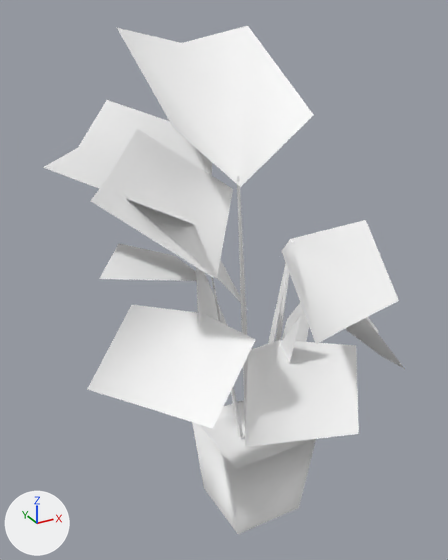
The glTF model public/3d/item/model__item__shop.ofs_3739_0/3739kg_pl_05.gltf, before and after one commit.
The view is the same before and after, from a camera (50 mm lens) standing at (-0.937, -1.503, 1.648) and looking at (-0.052, 0.107, 0.843). The lights are fixed; the arrows at lower left show +X, +Y and +Z. The picture after the commit comes second.

Names of what the first picture shows: '3739kg_pl_05'.
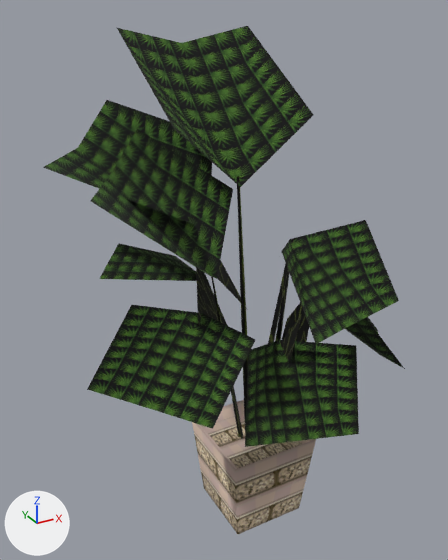
Boxes (x1, y1, x2, y2) around the edits, measured in the pictures (448 x 560 px):
'3739kg_pl_05', surface changed (darker): (43, 26, 405, 534) in both

The change in detail:
Picture 'pl_05_0' (img_pl_05_0) is new.
Picture 'pl_05_1' (img_pl_05_1) is new.
Picture 'pl_05_2' (img_pl_05_2) is new.
In material 'kg_pl_05_2' (mat_kg_pl_05_2), base_color is no longer (1.0, 1.0, 1.0), white #ffffff.
In material 'kg_pl_05_2' (mat_kg_pl_05_2), texture is now set to img_pl_05_2.
In material 'kg_pl_05_1' (mat_kg_pl_05_1), base_color is no longer (1.0, 1.0, 1.0), white #ffffff.
In material 'kg_pl_05_1' (mat_kg_pl_05_1), texture is now set to img_pl_05_1.
In material 'kg_pl_05_0' (mat_kg_pl_05_0), base_color is no longer (1.0, 1.0, 1.0), white #ffffff.
In material 'kg_pl_05_0' (mat_kg_pl_05_0), texture is now set to img_pl_05_0.
